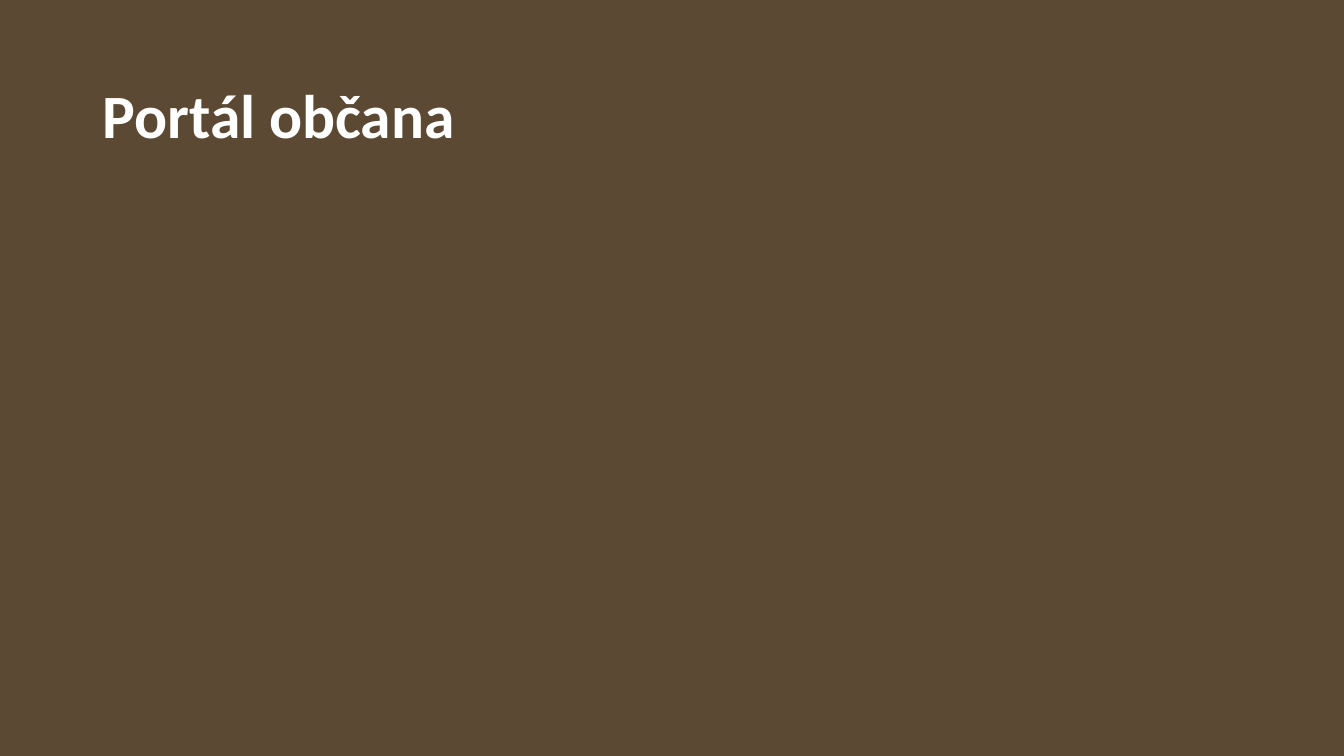
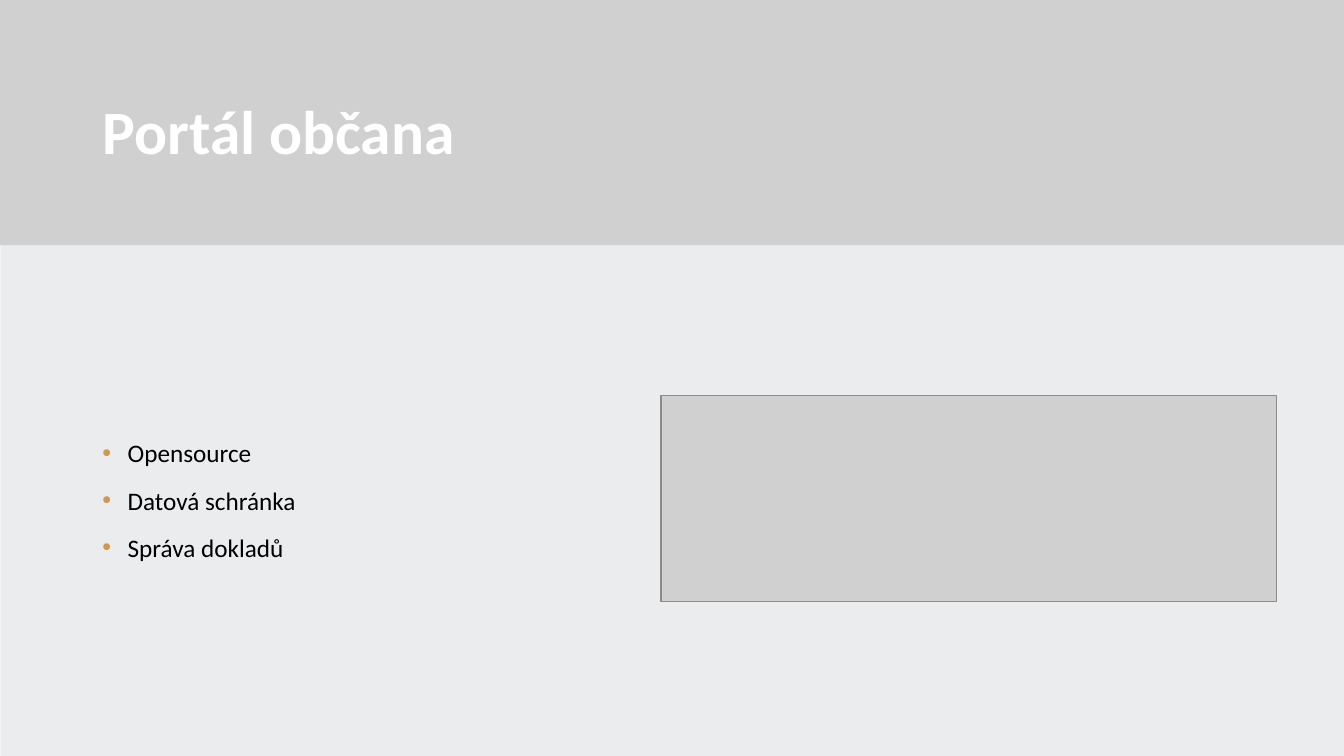
Before and after one commit to 22maixner/prezentace, a slide deck: slide 5 of Maixner.pptx. Drawn at 1344x756 pixels with LibreOffice and Linux fonts; fonts in the diff are those of the drawing; grey boxes stand for pictures; background and template pictures are left out. Boxes give left, top, right and bottom in pixels: in the first picture for what was removed or moved away, otherwise in the second. Text is boxed around its words. In the diff, an @@ line names an element or a change of style, - is before the commit and + after.

```diff
--- a/Maixner.pptx
+++ b/Maixner.pptx
@@ rectangle removed at (0, 0, 1344, 756) @@
@@ rectangle added at (0, 0, 1344, 756), fill #FFFFFF @@
@@ rectangle added at (0, 0, 1344, 756), fill #E2E5E8 at 70% opacity @@
@@ rectangle added at (0, 0, 1344, 245), fill #5B4933 @@
@@ picture added at (0, 0, 1344, 245) @@
@@ title "Portál občana": place and size @@
-title "Portál občana" at (102, 94, 454, 139)
+title "Portál občana" at (102, 111, 454, 154)
@@ picture added at (661, 395, 1277, 601) @@
@@ text added at (128, 445, 295, 561), 18 pt, text #000000 @@
+• Opensource
+• Datová schránka
+• Správa dokladů
```
Also in this commit, not shown: 2 other slides changed, 2 slides added, 2 slides removed.
